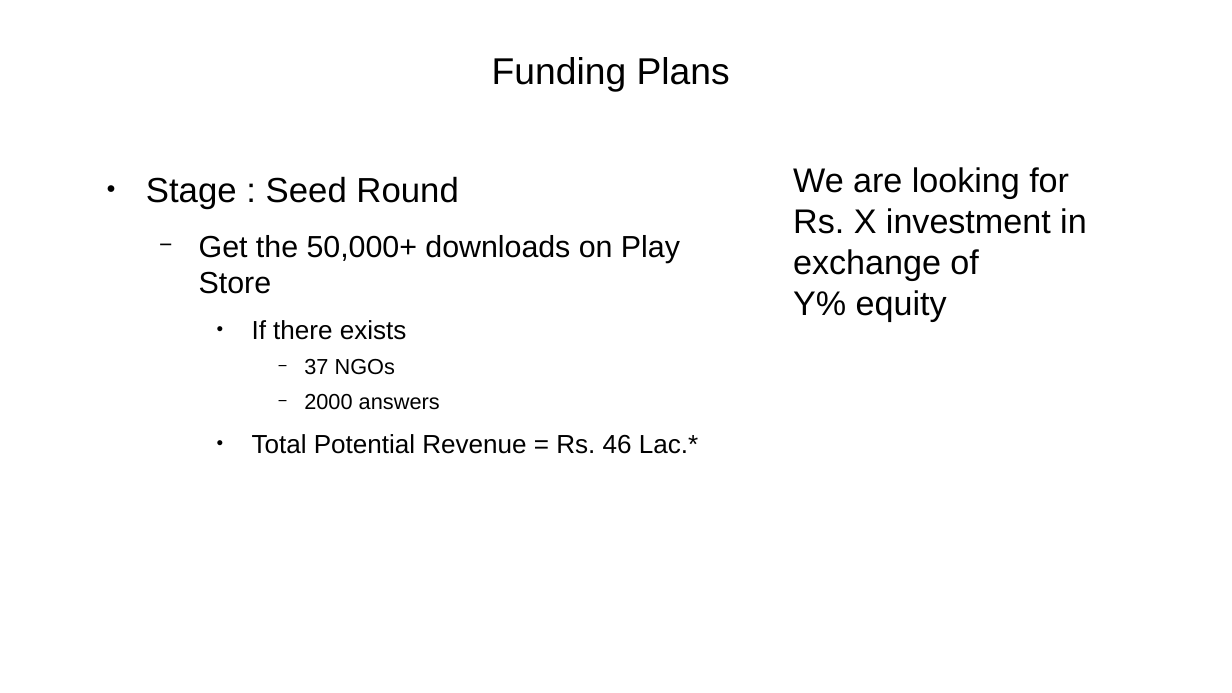
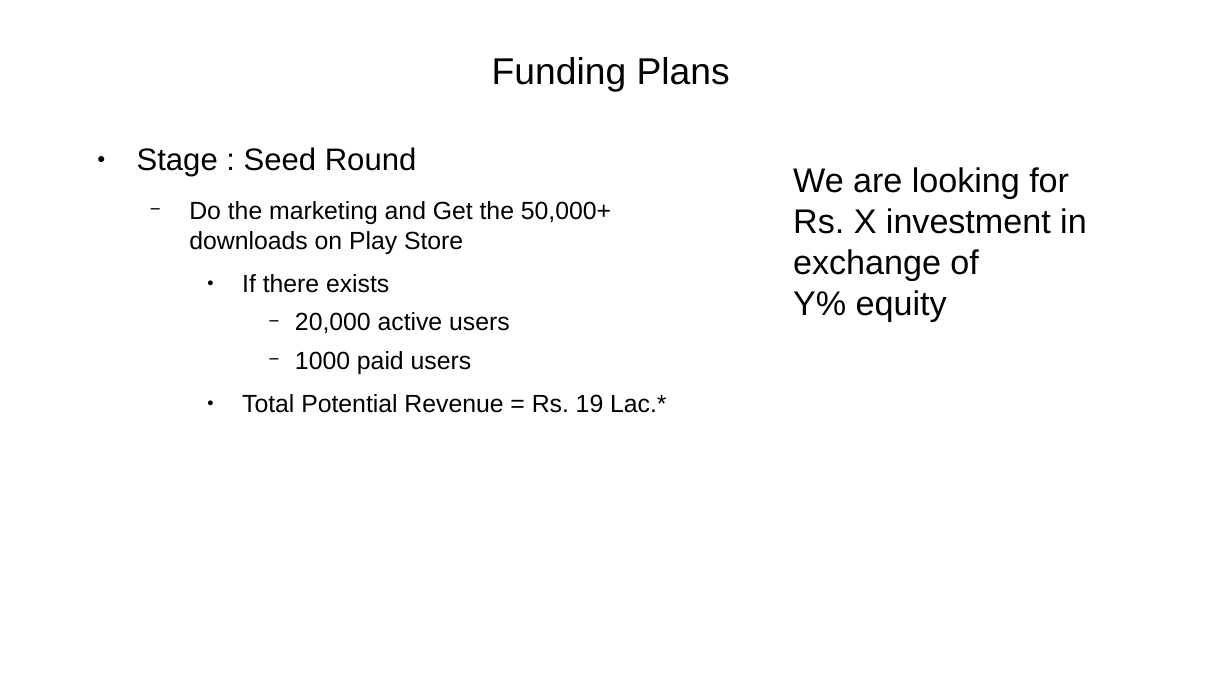
Before and after one commit to yashp241195/startupPitch, a slide deck: slide 25 of pitch.odp (slide 26 before the commit). Drawn at 1232x693 pixels with LibreOffice and Linux fonts; fonts in the diff are those of the drawing. Boxes give left, top, right and bottom in pixels: in the first picture for what was removed or moved away, otherwise in the second. Text is boxed around its words. In the diff, an @@ line names an element or a change of style, - is before the commit and + after.

```diff
--- a/pitch.odp
+++ b/pitch.odp
@@ text "Stage : Seed Round": place and size @@
-text "Stage : Seed Round" at [146,176,698,454]
+text "Stage : Seed Round" at [137,147,666,413]
@@ text at [137,147,417,293]: size 22.4 to 20 pt in "Stage : Seed Round"; size 16.8 to 16 pt in "If there exists" @@
@@ text at [189,201,611,254]: text changed; size 19.6 to 16 pt @@
-  − Get the 50,000+ downloads on Play Store
+  − Do the marketing and Get the 50,000+ downloads on Play Store
@@ text at [242,312,666,413]: text changed; size 16.8 to 16 pt @@
-      − 37 NGOs
-      − 2000 answers
-    ● Total Potential Revenue = Rs. 46 Lac.*
+      − 20,000 active users
+      − 1000 paid users
+    ● Total Potential Revenue = Rs. 19 Lac.*
```
Also in this commit, not shown: 8 other slides changed, 3 slides added, 4 slides removed, 1 other file.
